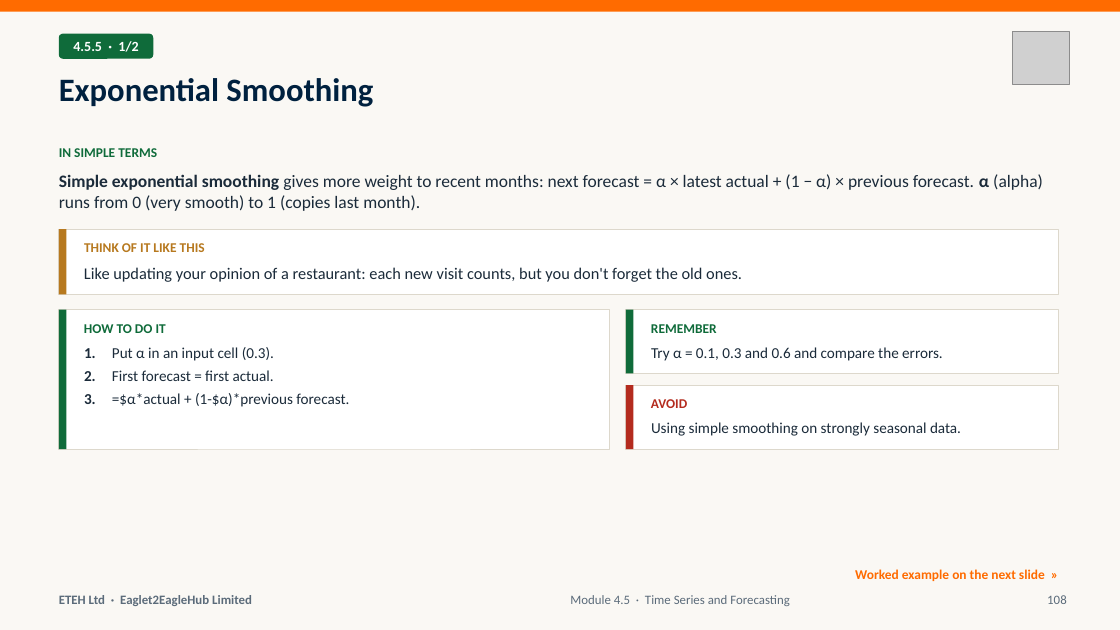
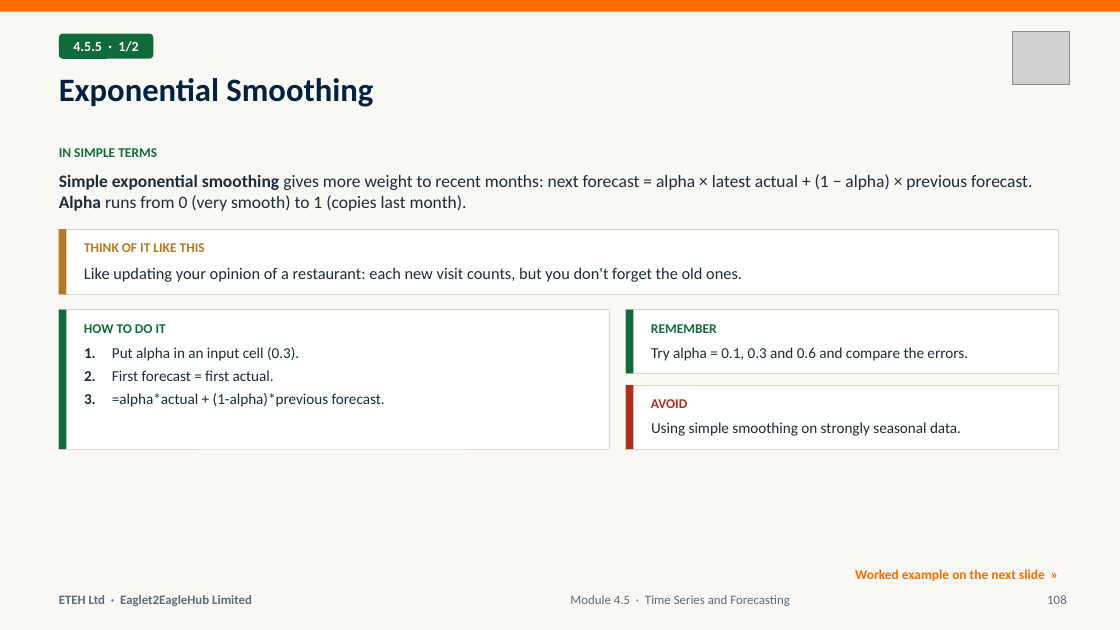
Before and after one commit to MaxiKen/ETEH, a slide deck: slide 108 of ETEH_Bootcamp_Pack/ETEH_Vol4_Week4_Stats_Forecast_AI_Slides.pptx. Drawn at 1120x630 pixels with LibreOffice and Linux fonts; fonts in the diff are those of the drawing; grey boxes stand for pictures. Boxes give left, top, right and bottom in pixels: in the first picture for what was removed or moved away, otherwise in the second. Text is boxed around its words. In the diff, an @@ line names an element or a change of style, - is before the commit and + after.

```diff
--- a/ETEH_Bootcamp_Pack/ETEH_Vol4_Week4_Stats_Forecast_AI_Slides.pptx
+++ b/ETEH_Bootcamp_Pack/ETEH_Vol4_Week4_Stats_Forecast_AI_Slides.pptx
@@ text at bbox=[59, 174, 1032, 211]: text changed @@
-Simple exponential smoothing gives more weight to recent months: next forecast = α × latest actual + (1 − α) × previous forecast. α (alpha) runs from 0 (very smooth) to 1 (copies last month).
+Simple exponential smoothing gives more weight to recent months: next forecast = alpha × latest actual + (1 − alpha) × previous forecast. Alpha runs from 0 (very smooth) to 1 (copies last month).
@@ text at bbox=[84, 347, 299, 361]: text changed @@
-1. Put α in an input cell (0.3).
+1. Put alpha in an input cell (0.3).
@@ text at bbox=[651, 347, 968, 361]: text changed @@
-Try α = 0.1, 0.3 and 0.6 and compare the errors.
+Try alpha = 0.1, 0.3 and 0.6 and compare the errors.
@@ text at bbox=[84, 393, 385, 407]: text changed @@
-3. =$α*actual + (1-$α)*previous forecast.
+3. =alpha*actual + (1-alpha)*previous forecast.
```
Also in this commit, not shown: 8 other slides changed, 12 other files.
